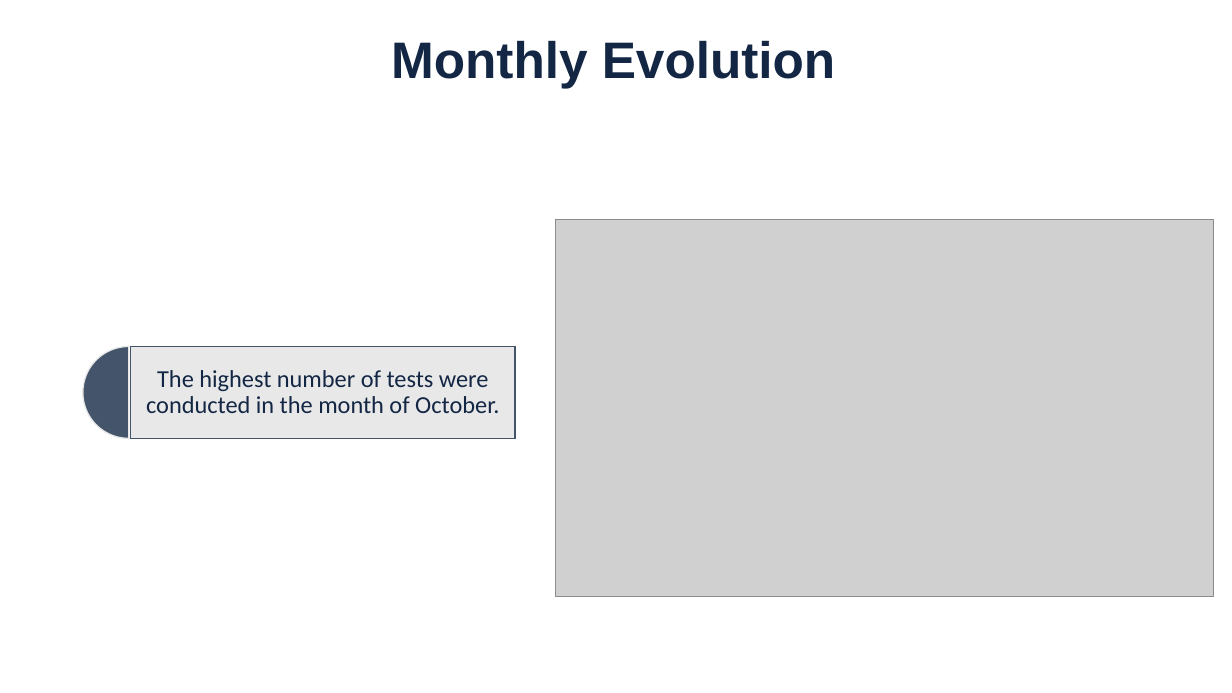
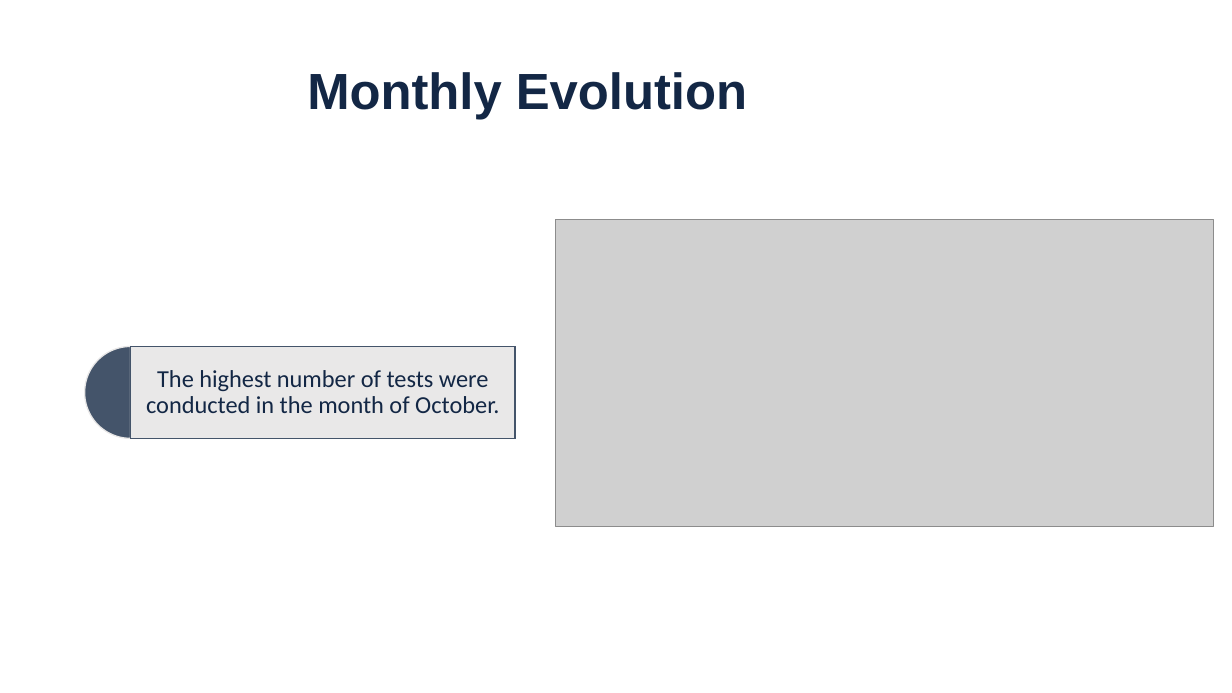
Before and after one commit to roshnipatidar/Covid19_Data_Analysis, a slide deck: slide 7 of PPT/Covid19 Data Analysis ppt.pptx (slide 8 before the commit). Drawn at 1232x693 pixels with LibreOffice and Linux fonts; fonts in the diff are those of the drawing; grey boxes stand for pictures; background and template pictures are left out. Boxes give left, top, right and bottom in pixels: in the first picture for what was removed or moved away, otherwise in the second. Text is boxed around its words. In the diff, an @@ line names an element or a change of style, - is before the commit and + after.

```diff
--- a/PPT/Covid19 Data Analysis ppt.pptx
+++ b/PPT/Covid19 Data Analysis ppt.pptx
@@ title "Monthly Evolution": place and size @@
-title "Monthly Evolution" at box(391, 40, 835, 88)
+title "Monthly Evolution" at box(307, 72, 747, 119)
@@ title "Monthly Evolution" at box(307, 72, 747, 119): size 40 to 39.6 pt @@
@@ picture: place and size @@
-picture at box(555, 220, 1214, 597)
+picture at box(555, 220, 1214, 527)
```
Also in this commit, not shown: 6 other slides changed, 1 slide removed.
